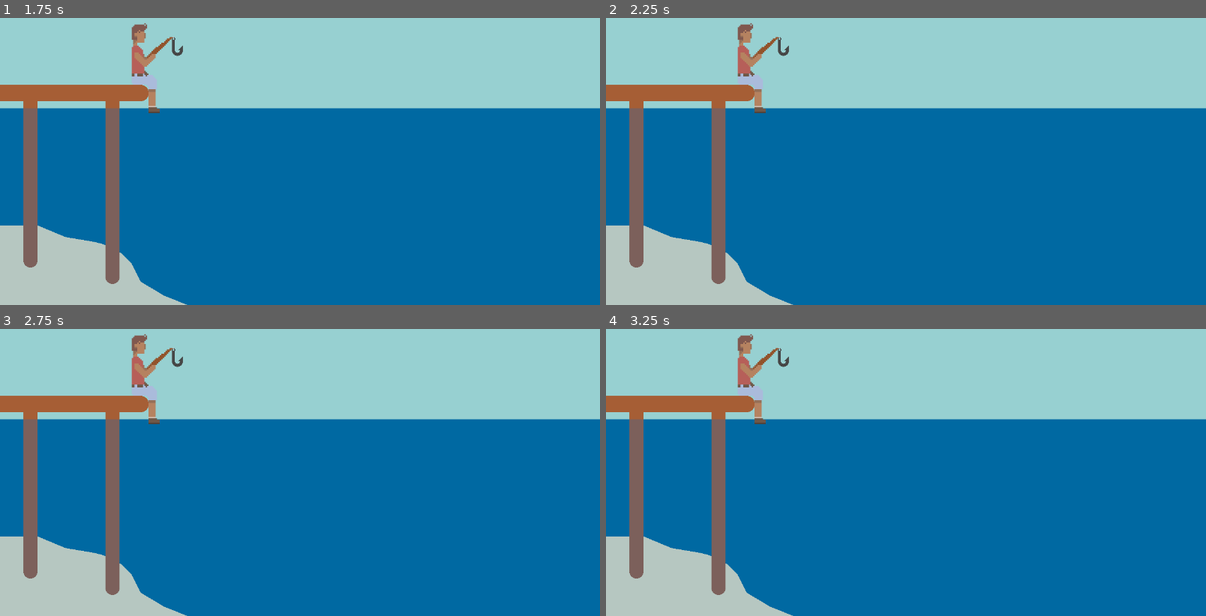
Above: before the commit, frames 1-4 (two rows, left to right).
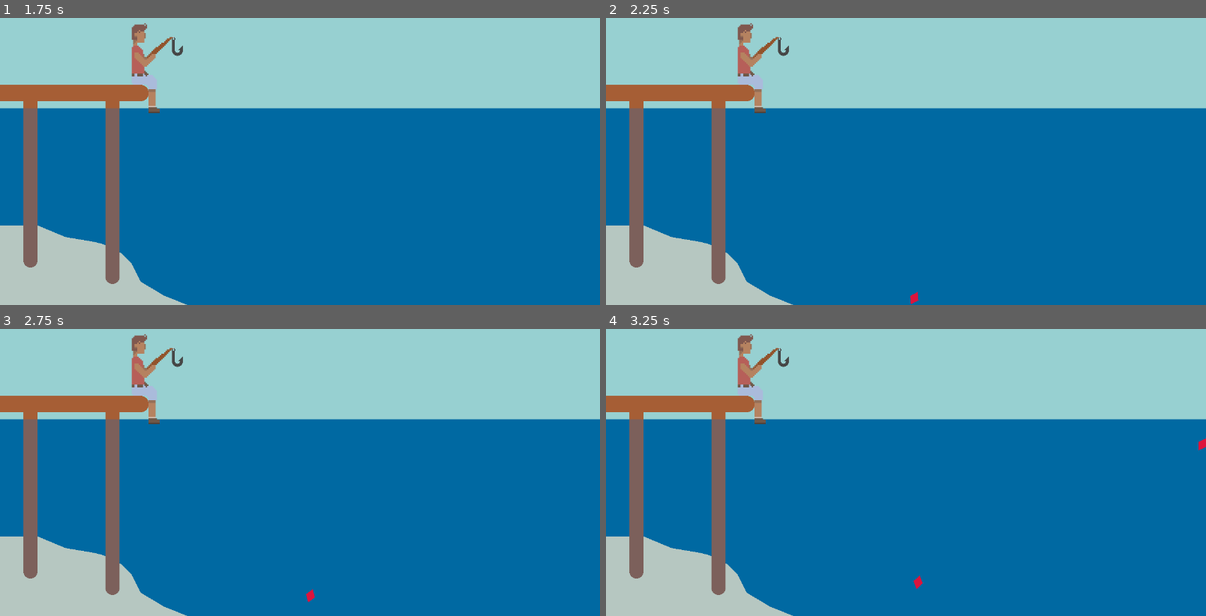
Above: after the commit, the same moments.

Repository: Sfven/something-fish-related
Game: Godot game, scene res://main.tscn
Two runs of this game, one before a commit and one after it. Both use one fixed random seed, a clock stepped at 60 frames per second and the inputs below.
Inputs:
- Up to frame 1 (1.75 s): tap Enter at 0.5 s; tap Space at 1.25 s
- Up to frame 2 (2.25 s): tap Enter at 2 s
- Up to frame 3 (2.75 s): no input
- Up to frame 4 (3.25 s): tap Space at 2.75 s

Frame 1 is identical in both runs. In frame 2, less than 0.1% of the frame differs, in the area x 50-53%, y 95-100%; in frame 3, less than 0.1%; in frame 4, less than 0.1%, in the area x 51-100%, y 38-91%.

Commit message:
Added Fish Node

Diff:
--- /dev/null
+++ b/Fish.gd
@@ -0,0 +1,52 @@
+extends Node2D
+
+#Constant Variables
+const RIGHTMOST = 1200
+const LEFTMOST = 300 #left border of the water
+const TOPMOST = 300 #to keep under the water
+const BOTTOMMOST = 650
+
+#fish object variables
+var coords_fish: Array = [[0.0, 0.0], [-15,10], [-30,0], [-15,-10]] #drawing Fish #make Bigger
+var drawn_fish: PackedVector2Array
+var speed = 0 #reintializes in Background
+var x_start = randi_range(LEFTMOST,RIGHTMOST)
+var y_start = randi_range(TOPMOST,BOTTOMMOST)
+var direction = Vector2(x_start,y_start)
+
+func float_array_to_Vector2Array(coords : Array) -> PackedVector2Array:
+	# Convert the array of floats into a PackedVector2Array.
+	var array : PackedVector2Array = []
+	for coord in coords:
+		array.append(Vector2(coord[0], coord[1]))
+	return array
+
+# Called when the node enters the scene tree for the first time.
+func _ready():
+	pass
+
+func _draw():
+	drawn_fish = float_array_to_Vector2Array(coords_fish)
+	draw_polygon(drawn_fish,[Color.CRIMSON])
+
+# Called every frame. 'delta' is the elapsed time since the previous frame.
+func _process(delta):
+	#move the fish based on the next location
+	move_fish(direction)
+
+#fish rotate
+func rotate_fish(target):
+	var angle_to_target = global_position.direction_to(target).angle() #if angle_to_target is (-pi/2 pi/2) need to reflect fish
+	rotation = lerp_angle(rotation,angle_to_target,get_process_delta_time())
+
+#Move fish from point to target_point
+func move_fish(target_point):
+
+	rotate_fish(target_point)
+
+	if position == target_point:
+		var rand_x = randi_range(LEFTMOST,RIGHTMOST)
+		var rand_y = randi_range(TOPMOST,BOTTOMMOST)
+		direction = Vector2(rand_x,rand_y)
+	else:
+		position = position.move_toward(target_point,get_process_delta_time() * speed)
--- /dev/null
+++ b/fish.tscn
@@ -0,0 +1,6 @@
+[gd_scene load_steps=2 format=3 uid="uid://cuok24bmwc0si"]
+
+[ext_resource type="Script" path="res://Fish.gd" id="1_bgeim"]
+
+[node name="Fish" type="Node2D"]
+script = ExtResource("1_bgeim")
--- a/main.gd
+++ b/main.gd
@@ -1,5 +1,10 @@
 @tool
 extends Node2D
+
+#@export var fish_scene: PackedScene #import child script?
+
+#variables
+var fish_number = 0 #number of fish currently
 
 func _process(delta):
 	queue_redraw()
@@ -36,3 +41,22 @@
 	draw_circle(Vector2(240, 660), 15, Color8(166,94,53,255))
 	draw_rect(Rect2(0.0,250.0,300,35),Color8(166,94,53,255))
 	draw_circle(Vector2(300,267.5), 17.5, Color8(166,94,53,255))
+
+func _on_spawn_timer_timeout():
+
+	if fish_number < 3:
+		var new_fish = preload("res://fish.tscn").instantiate()
+		#var new_fish = fish_scene.instantiate() #instantiate creates a fish from the fish script
+
+		var fish_spawn_location = $FishPath/FishSpawnLocation
+		fish_spawn_location.progress_ratio =randf() #pick a point on the FishPath
+
+		var direction = fish_spawn_location.rotation + PI / 2
+		new_fish.position = fish_spawn_location.position
+
+		var speed = randi_range(50,75) #fish speed range
+		new_fish.speed = speed	#initailizes the speed variable
+
+		add_child(new_fish) #Adds new_fish node as a child of Node2D
+		move_child(new_fish, 4) #Moves the new_fish node to under the hook+timer+path above the foreground
+		fish_number += 1
--- a/main.tscn
+++ b/main.tscn
@@ -1,15 +1,34 @@
-[gd_scene load_steps=5 format=3 uid="uid://bk0ayr2ujvltf"]
+[gd_scene load_steps=6 format=3 uid="uid://bk0ayr2ujvltf"]
 
 [ext_resource type="Script" path="res://main.gd" id="1_75f32"]
 [ext_resource type="Script" path="res://Foreground.gd" id="3_flvsb"]
 [ext_resource type="Script" path="res://Hook.gd" id="3_kehei"]
 [ext_resource type="Texture2D" uid="uid://cufbtlnulicpl" path="res://Assets/Person_WFishing_Rod.png" id="5_2tn6c"]
 
+[sub_resource type="Curve2D" id="Curve2D_8m1l1"]
+_data = {
+"points": PackedVector2Array(0, 0, 0, 0, 275, 769, 0, 0, 0, 0, 1335, 760, 0, 0, 0, 0, 1358.83, 300)
+}
+point_count = 3
+
 [node name="Main" type="Node2D"]
 script = ExtResource("1_75f32")
+metadata/_edit_vertical_guides_ = [317.0]
 
 [node name="Hook" type="Sprite2D" parent="."]
 script = ExtResource("3_kehei")
+
+[node name="Spawn Timer" type="Timer" parent="."]
+autostart = true
+
+[node name="FishPath" type="Path2D" parent="."]
+position = Vector2(-4.35606, -0.639679)
+scale = Vector2(1.01584, 1.00213)
+curve = SubResource("Curve2D_8m1l1")
+
+[node name="FishSpawnLocation" type="PathFollow2D" parent="FishPath"]
+position = Vector2(275, 769)
+rotation = -0.00849036
 
 [node name="Foreground" type="Node2D" parent="."]
 script = ExtResource("3_flvsb")
@@ -18,3 +37,5 @@
 position = Vector2(323, 214)
 scale = Vector2(3, 3)
 texture = ExtResource("5_2tn6c")
+
+[connection signal="timeout" from="Spawn Timer" to="." method="_on_spawn_timer_timeout"]
